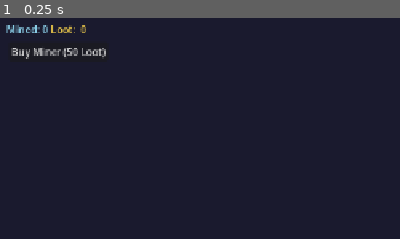
Above: before the commit, frame 1.
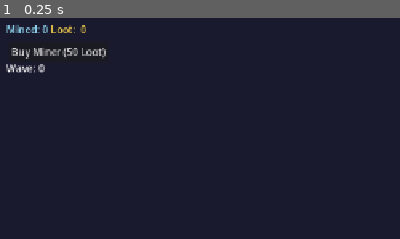
Above: after the commit, the same moment.

Repository: Saebeas/Simplespire
Game: Godot game, scene res://levels/main_game.tscn
The game is run twice, just before and just after one commit, with the same random seed, the same clock (stepped at 60 frames per second) and the same inputs.
Inputs:
- Up to frame 1 (0.25 s): no input
The pictures show only the part of the screen within x 0-50%, y 0-50%; the shares and areas given below are measured in that part.

The runs differ from the first frame. In frame 1, 0.3% of the frame differs, in the area x 1-12%, y 20-25%.

Commit message:
boss drops pack

Diff:
--- a/entities/enemy_creep.gd
+++ b/entities/enemy_creep.gd
@@ -15,6 +15,8 @@
 
 var _attack_timer: float = 0.0
 var _current_target: Node = null
+
+var _first_capture: bool = true
 
 @onready var visual: ColorRect       = $Visual
 @onready var health_bar: ProgressBar = $HealthBar
--- a/entities/tower.gd
+++ b/entities/tower.gd
@@ -3,6 +3,9 @@
 
 const BOSS_SCENE := preload("res://entities/tower_boss.tscn")
 const CRYSTAL_SCENE := preload("res://entities/crystal_node.tscn")
+
+var _first_capture: bool = true
+
 
 const ZONE_MAP: Dictionary = {
 	0: "t1_t2_zone",
@@ -65,6 +68,11 @@
 	if faction == EventBus.Faction.ENEMY:
 		owner_faction = EventBus.Faction.PLAYER
 		EventBus.tower_captured.emit(tower_index)
+		if _first_capture:
+			_first_capture = false
+			var pack_cards: Array = _generate_pack()
+			EventBus.pack_opened.emit(pack_cards)
+			print("[Tower] 🎴 Card pack dropped from tower %d!" % (tower_index + 1))
 		print("[Tower] Tower %d captured by player!" % (tower_index + 1))
 	else:
 		owner_faction = EventBus.Faction.ENEMY
@@ -139,3 +147,12 @@
 		if slot != null and is_instance_valid(slot):
 			filled += 1
 	$GarrisonLabel.text = "%d/2" % filled
+
+
+func _generate_pack() -> Array:
+	var pack: Array = []
+	var all_cards: Array = DataLoader.cards.values()
+	for i in range(3):
+		pack.append(all_cards[randi() % all_cards.size()])
+	print("[Tower] Pack contains: %s" % ", ".join(pack.map(func(c): return c.display_name)))
+	return pack
--- a/ui/hud.gd
+++ b/ui/hud.gd
@@ -6,6 +6,7 @@
 @onready var loot_label: Label  = $ResourcePanel/LootLabel
 @onready var miner_button: Button = $MinerButton
 @onready var result_label: Label = $ResultLabel
+@onready var wave_label: Label = $WaveLabel
 
 const MINER_SCENE := preload("res://entities/miner.tscn")
 
@@ -16,6 +17,8 @@
 	result_label.visible = false
 	EventBus.level_won.connect(_on_level_won)
 	EventBus.level_lost.connect(_on_level_lost)
+	wave_label.text = "Wave: 0"
+	EventBus.wave_spawned.connect(_on_wave_spawned)
 
 
 func _on_resources_changed(mined: int, loot: int) -> void:
@@ -69,3 +72,6 @@
 	result_label.text = "DEFEAT"
 	result_label.add_theme_color_override("font_color", Color("#ff4444"))
 	result_label.visible = true
+
+func _on_wave_spawned(wave_number: int) -> void:
+	wave_label.text = "Wave: %d" % wave_number
--- a/ui/hud.tscn
+++ b/ui/hud.tscn
@@ -55,3 +55,11 @@
 text = "VICTORY!"
 label_settings = SubResource("LabelSettings_rbyyf")
 horizontal_alignment = 1
+
+[node name="WaveLabel" type="Label" parent="." unique_id=55150388]
+layout_mode = 0
+offset_left = 10.0
+offset_top = 80.0
+offset_right = 70.0
+offset_bottom = 103.0
+text = "Wave: 0"
